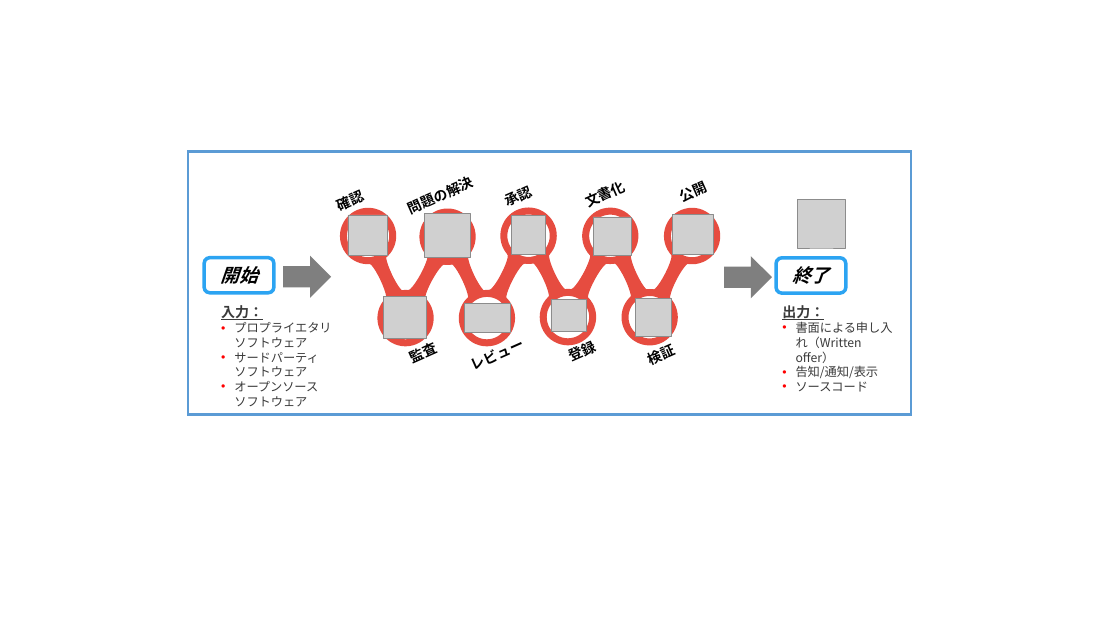
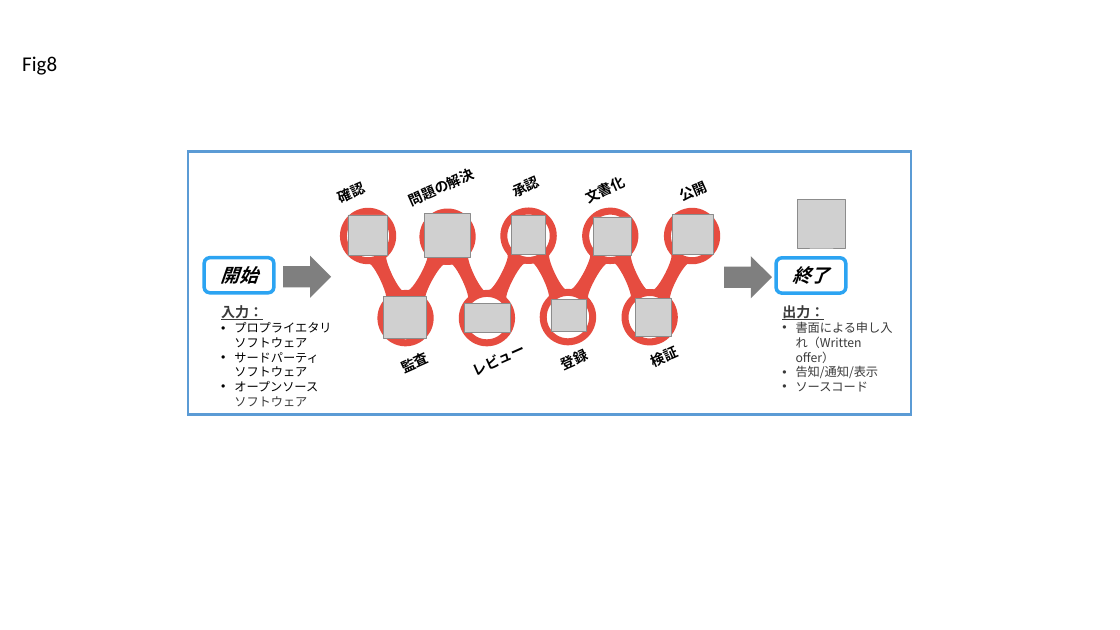
Before and after one commit to lf-j/Misc, a slide deck: slide 8 of OPEN SOURCE AUDITS IN MERGER AND ACQUISITION TRANSACTIONS/RC/Figures_M&A_paper_JP.pptx. Drawn at 1120x630 pixels with LibreOffice and Linux fonts; fonts in the diff are those of the drawing; grey boxes stand for pictures. Boxes give left, top, right and bottom in pixels: in the first picture for what was removed or moved away, otherwise in the second. Text is boxed around its words. In the diff, an @@ line names an element or a change of style, - is before the commit and + after.

```diff
--- a/OPEN SOURCE AUDITS IN MERGER AND ACQUISITION TRANSACTIONS/RC/Figures_M&A_paper_JP.pptx
+++ b/OPEN SOURCE AUDITS IN MERGER AND ACQUISITION TRANSACTIONS/RC/Figures_M&A_paper_JP.pptx
@@ text added at box(22, 56, 57, 75), 18 pt, text #000000 @@
+Fig8
@@ text "確認" rewrapped from box(340, 191, 366, 215) to box(341, 183, 367, 203) @@
@@ text "問題の解決" rewrapped from box(411, 178, 475, 219) to box(437, 169, 476, 193) @@
@@ text "承認" rewrapped from box(508, 187, 534, 211) to box(515, 178, 541, 197) @@
@@ text "文書化": place and size @@
-text "文書化" at box(588, 188, 614, 212)
+text "文書化" at box(588, 183, 614, 204)
@@ text at box(234, 322, 331, 407): text colour #3A3A3A to #000000 in "プロプライエタリ ソフトウェア", "サードパーティ ソフトウェア", "オープンソース" @@
@@ text "監査": place and size @@
-text "監査" at box(412, 344, 438, 364)
+text "監査" at box(404, 353, 430, 374)
@@ text "レビュー": place and size @@
-text "レビュー" at box(499, 340, 525, 358)
+text "レビュー" at box(501, 347, 527, 363)
@@ text "登録": place and size @@
-text "登録" at box(571, 342, 597, 362)
+text "登録" at box(564, 350, 590, 371)
```
Also in this commit, not shown: 12 other slides changed, 2 other files.
